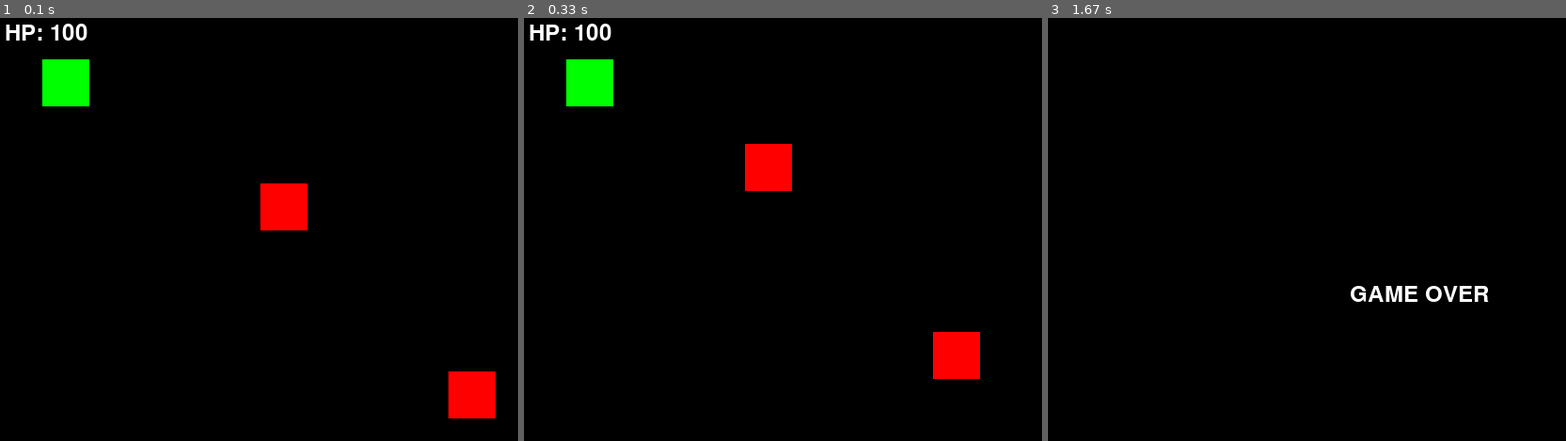
Above: before the commit, frames 1-3 (left to right).
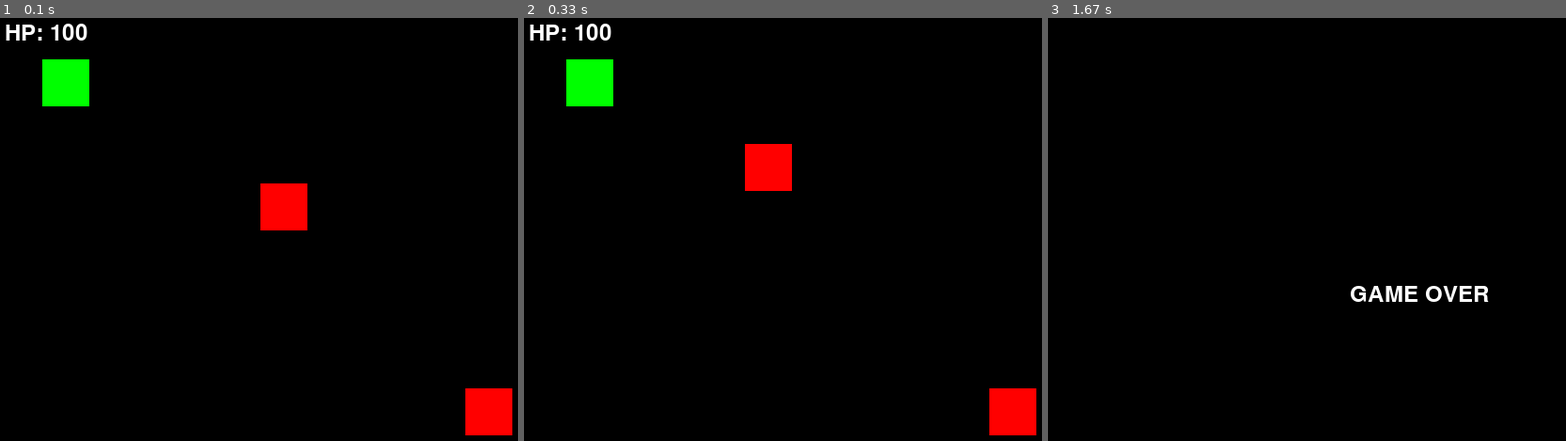
Above: after the commit, the same moments.

Repository: PhV-80/oop-pygame-rpg
Game: pygame game, started from main.py
The game is run twice, just before and just after one commit, with the same random seed, the same clock (stepped at 60 frames per second) and the same inputs.
Inputs:
- Up to frame 1 (0.1 s): no input
- Up to frame 2 (0.33 s): no input
- Up to frame 3 (1.67 s): hold Right 0.33-0.8 s

The runs differ from the first frame. In frame 1, 1.2% of the frame differs, in the area x 86-99%, y 83-99%; in frame 2, 2.0%, in the area x 78-99%, y 74-99%; in frame 3, nothing differs.

Commit message:
WanderNPC update wip-review

Diff:
--- /dev/null
+++ b/entities/wander_npc.py
@@ -0,0 +1,21 @@
+import random
+from entities.npc import NPC
+from config import config
+
+class WanderNPC(NPC):
+    def __init__(self, x: int, y: int, width: int, height: int, color: tuple):
+        super().__init__(x, y, width, height, color)
+        self.change_timer = 0
+        self.direction_x = random.choice([-1, 0, 1])
+        self.direction_y = random.choice([-1, 0, 1])
+        self.change_timer = 0
+        self.change_interval = 120
+
+    def update(self):
+        self.change_timer += 1
+
+        # actual not moving!!!
+        if self.change_timer >= self.change_interval:
+            self.direction_x = random.choice([-1, 0, 1])
+            self.direction_y = random.choice([-1, 0, 1])
+            self.change_timer = 0
--- a/main.py
+++ b/main.py
@@ -2,6 +2,7 @@
 from config import config
 from entities.character import Character
 from entities.npc import NPC
+from entities.wander_npc import WanderNPC
 
 # Initialize Pygame
 pygame.init()
@@ -21,7 +22,7 @@
 
 # Create NPCs
 npc1 = NPC(300, 200, 50, 50, config.get_color_red())
-npc2 = NPC(500, 400, 50, 50, config.get_color_red())
+npc2 = WanderNPC(500, 400, 50, 50, config.get_color_red())
 
 # Game loop
 running = True
@@ -37,7 +38,7 @@
         # Update entities
         player.update()
         npc1.update(player.get_x(), player.get_y())
-        npc2.update(player.get_x(), player.get_y())
+        npc2.update()
 
         # Check collisions (using getter methods)
         if player.check_collision(npc1) or player.check_collision(npc2):
Not shown, changed: README.md
